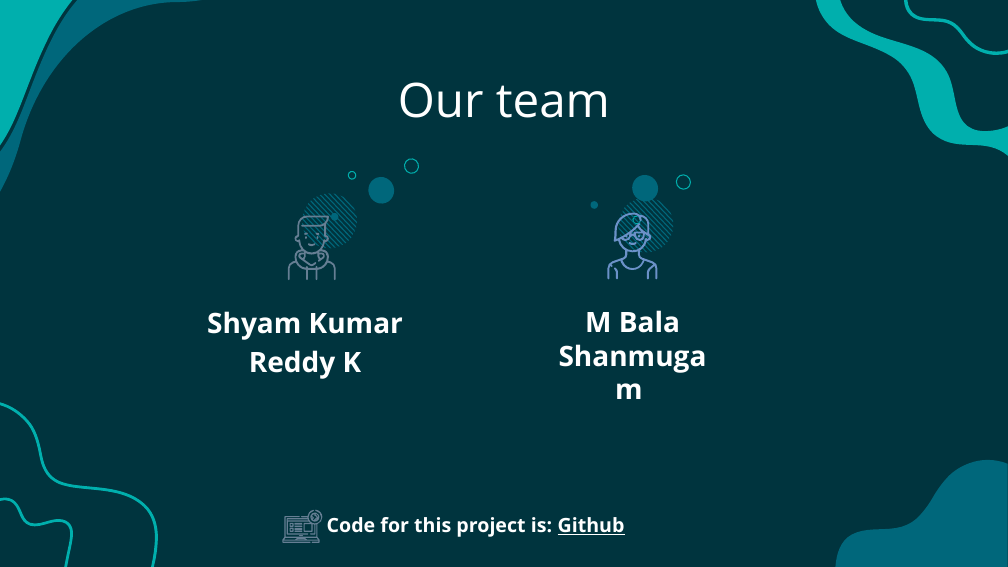
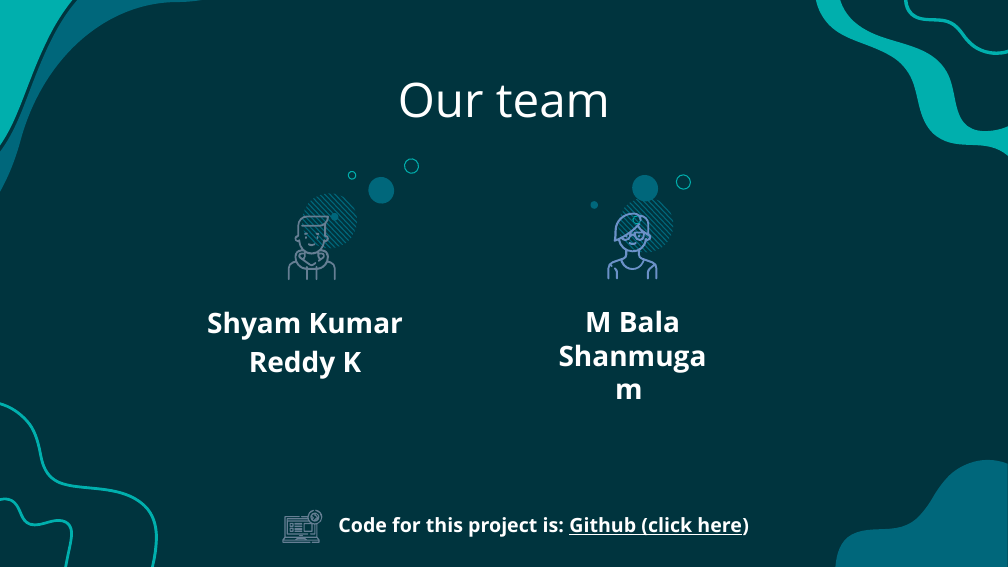
Before and after one commit to JathinShyam/Project-Final, a slide deck: slide 31 of Rockfort Intern Report.pptx (slide 28 before the commit). Drawn at 1008x567 pixels with LibreOffice and Linux fonts; fonts in the diff are those of the drawing. Boxes give left, top, right and bottom in pixels: in the first picture for what was removed or moved away, otherwise in the second. Text is boxed around its words. In the diff, an @@ line names an element or a change of style, - is before the commit and + after.

```diff
--- a/Rockfort Intern Report.pptx
+++ b/Rockfort Intern Report.pptx
@@ text at box(338, 517, 749, 537): text changed @@
-Code for this project is: Github
+Code for this project is: Github (click here)
```
Also in this commit, not shown: 1 other slide changed, 3 slides added.
